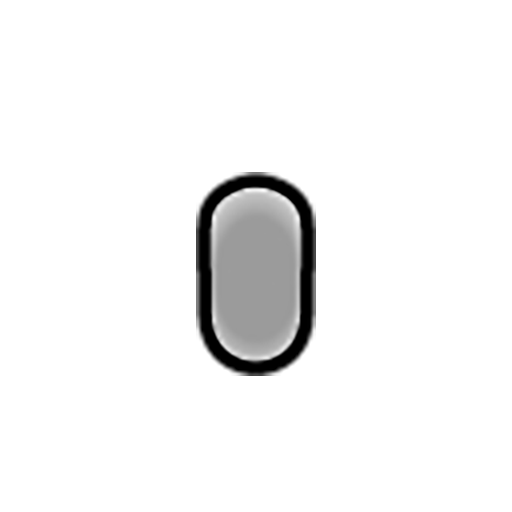
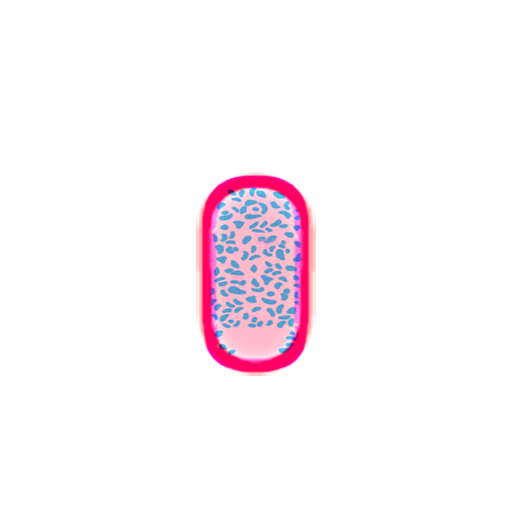
Two versions of the same layered image (512px x 512px). Layer-by-layer changes:
added group "patterns" with 14 layers above "base coat" over left=196, top=172, right=316, bottom=376
added layer "Jaguar_Thin_north" (multiply) in group "patterns" over left=209, top=186, right=316, bottom=355
added group "base coat" with 2 layers above "white bg" over left=196, top=172, right=316, bottom=376
"Naked_Child_north": opacity 100% → 60%, moved it into group "base coat", painted on it over left=196, top=172, right=316, bottom=376
added layer "Tufts_Child_north" in group "base coat" over left=200, top=174, right=311, bottom=374
hid "white bg" over left=196, top=172, right=316, bottom=376